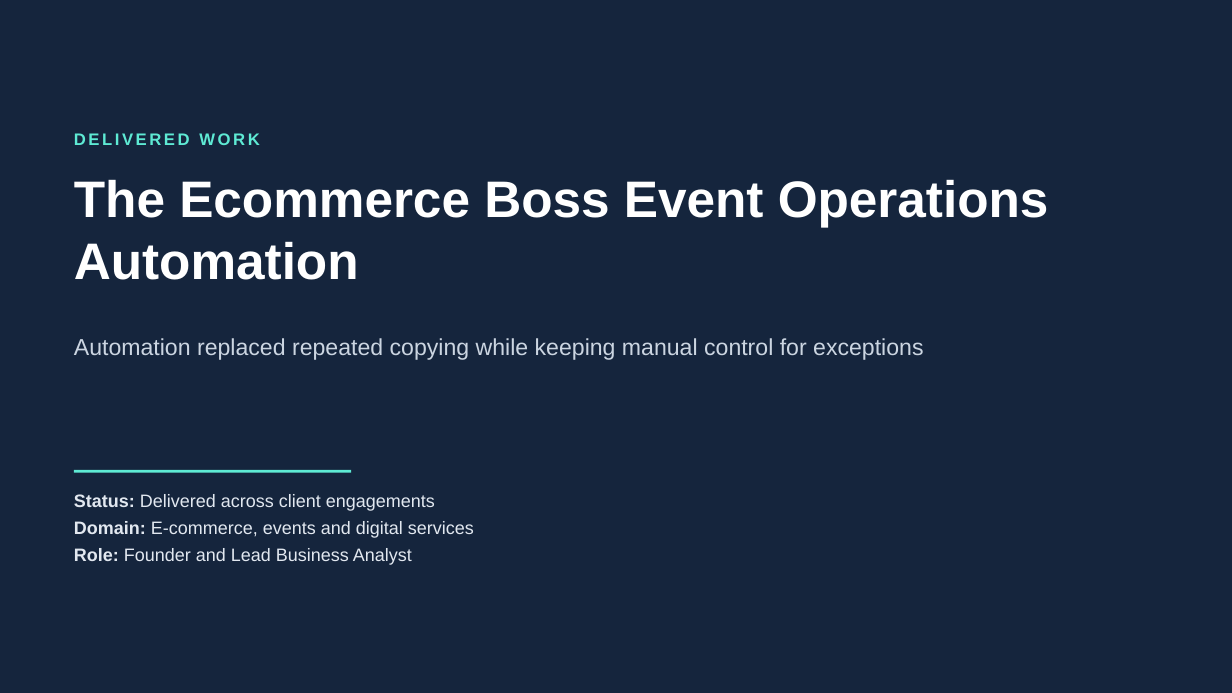
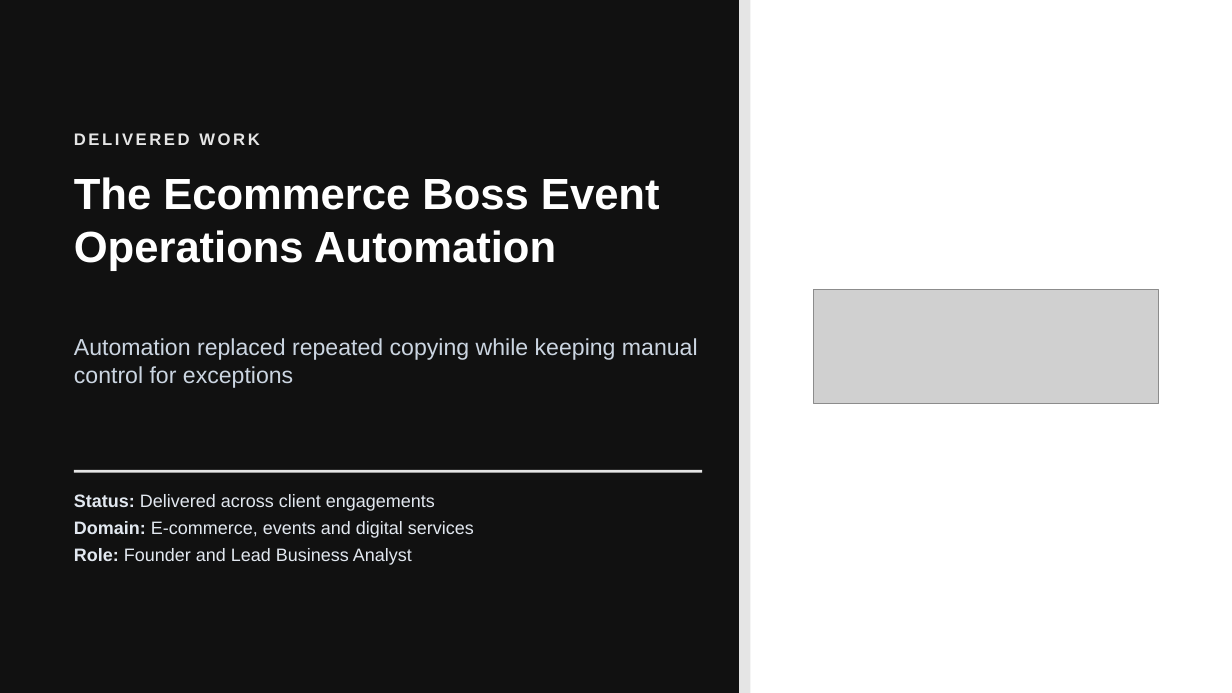
Before and after one commit to olalekanajimoti/business-analyst-portfolio, a slide deck: slide 1 of 01-delivered-case-studies/ecommerce-boss-event-automation/Deck/Executive_Deck.pptx. Drawn at 1232x693 pixels with LibreOffice and Linux fonts; fonts in the diff are those of the drawing; grey boxes stand for pictures. Boxes give left, top, right and bottom in pixels: in the first picture for what was removed or moved away, otherwise in the second. Text is boxed around its words. In the diff, an @@ line names an element or a change of style, - is before the commit and + after.

Commit message:
Brand executive decks for Creatrix Empire, Taash, The Ecommerce Boss and BOZ Jewelry

```diff
--- a/01-delivered-case-studies/ecommerce-boss-event-automation/Deck/Executive_Deck.pptx
+++ b/01-delivered-case-studies/ecommerce-boss-event-automation/Deck/Executive_Deck.pptx
@@ background #15253D to #111111 @@
@@ rectangle added at bbox=[739, 0, 1232, 693], fill #FFFFFF @@
@@ rectangle added at bbox=[739, 0, 750, 693], fill #E5E5E5 @@
@@ text "DELIVERED WORK" at bbox=[74, 133, 259, 145]: text colour #5EEAD4 to #E5E5E5 @@
@@ text "The Ecommerce Boss Event Operations ..." at bbox=[74, 177, 660, 271]: size 40 to 34 pt @@
@@ picture added at bbox=[813, 289, 1158, 403] @@
@@ text "Automation replaced repeated copying while ..." rewrapped from bbox=[74, 338, 923, 360] to bbox=[74, 338, 698, 388] @@
@@ line moved from (74, 471) - (351, 471) to (74, 471) - (702, 471) @@
@@ line (74, 471) - (702, 471): stroke #5EEAD4 2 pt to #E5E5E5 2 pt @@
```
Also in this commit, not shown: 6 other slides changed, 7 other files.
